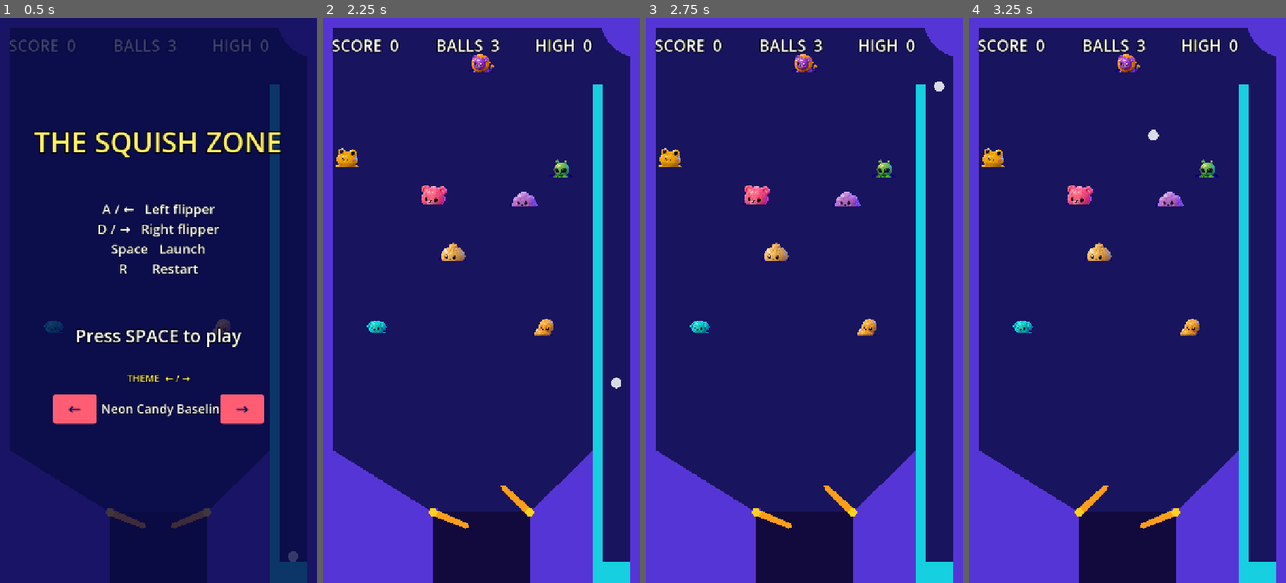
Above: before the commit, frames 1-4 (left to right).
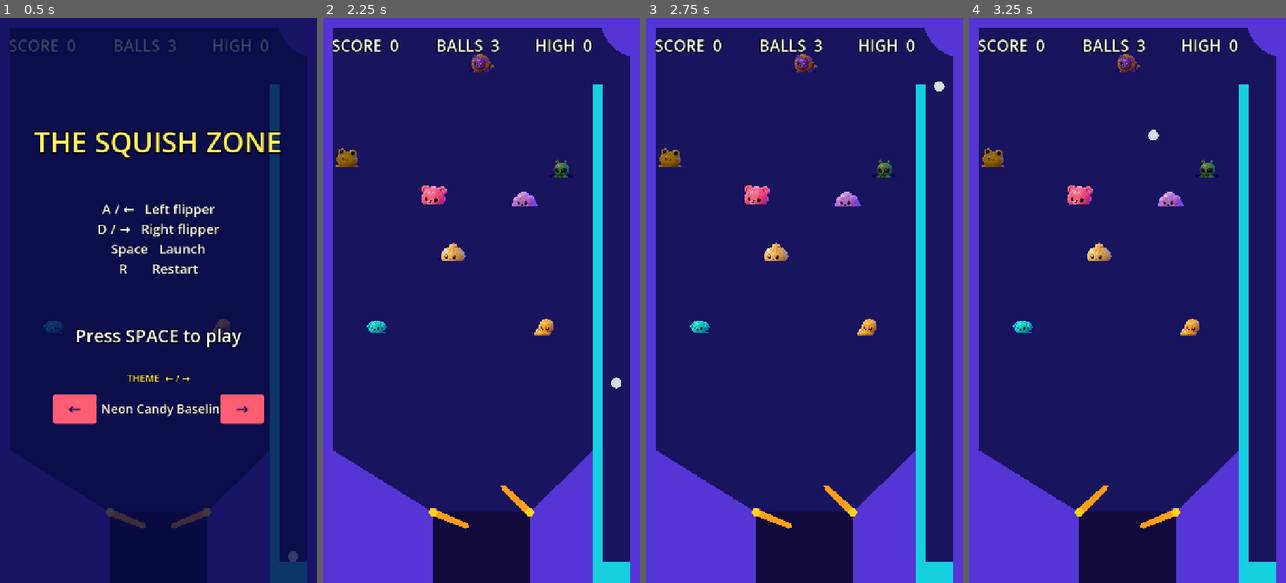
Above: after the commit, the same moments.

Repository: StephenForte/The-Squishy-Pinball-Machine
Game: Godot game, scene res://scenes/main.tscn
The game is run twice, just before and just after one commit, with the same random seed, the same clock (stepped at 60 frames per second) and the same inputs.
Inputs:
- Up to frame 1 (0.5 s): no input
- Up to frame 2 (2.25 s): click "←" at 0.5 s; click "→" at 1.25 s; tap Space (launch_ball) at 2 s; hold D (flipper_right) from 2.03 s (still down); hold Space (launch_ball) from 2.03 s (still down)
- Up to frame 3 (2.75 s): keep holding D (flipper_right); keep holding Space (launch_ball)
- Up to frame 4 (3.25 s): release D (flipper_right) at 2.78 s; release Space (launch_ball) at 2.78 s; hold A (flipper_left) from 2.78 s (still down); tap Space (launch_ball) at 2.85 s

Frame 1 is identical in both runs. In frame 2, 0.5% of the frame differs, in the area x 4-79%, y 6-29%; in frame 3, 0.5%; in frame 4, 0.5%.

Commit message:
T8: stop the dance on restart and show target lit state.
A generation token cancels leftover dance timers; restart now calls stop_dance. Unlit targets dim their sprite so claimed stand-ups stay readable without moving colliders.

Co-authored-by: Cursor <cursoragent@cursor.com>

Diff:
--- a/scripts/effects.gd
+++ b/scripts/effects.gd
@@ -74,3 +74,6 @@
 	_shake_left = 0.0
 	_camera.offset = Vector2.ZERO
 	_fireworks.emitting = false
+	for node in get_tree().get_nodes_in_group("squishies"):
+		if node.has_method("stop_dance"):
+			node.stop_dance()
--- a/scripts/squishy.gd
+++ b/scripts/squishy.gd
@@ -12,6 +12,7 @@
 
 var _rest_scale := Vector2.ONE
 var _dancing := false
+var _dance_gen: int = 0
 var _hit_tween: Tween
 var _dance_tween: Tween
 
@@ -30,6 +31,7 @@
 func _process(_delta: float) -> void:
 	global_rotation = 0.0
 	_place_art()
+	_apply_lit()
 
 
 func setup(id: String) -> void:
@@ -59,30 +61,40 @@
 func play_dance(duration: float = DANCE_SEC) -> void:
 	if _sprite == null:
 		return
+	_halt_dance_motion()
 	_dancing = true
-	if _dance_tween != null and _dance_tween.is_valid():
-		_dance_tween.kill()
-	_sprite.rotation_degrees = 0.0
+	_dance_gen += 1
+	var gen := _dance_gen
 	_dance_tween = create_tween()
 	_dance_tween.set_loops()
 	_dance_tween.tween_property(_sprite, "rotation_degrees", 14.0, 0.10)
 	_dance_tween.tween_property(_sprite, "scale", _rest_scale * Vector2(1.08, 0.90), 0.10)
 	_dance_tween.tween_property(_sprite, "rotation_degrees", -14.0, 0.10)
 	_dance_tween.tween_property(_sprite, "scale", _rest_scale, 0.10)
-	get_tree().create_timer(duration).timeout.connect(_stop_dance, CONNECT_ONE_SHOT)
+	get_tree().create_timer(duration).timeout.connect(
+		func() -> void:
+			if gen == _dance_gen:
+				stop_dance(),
+		CONNECT_ONE_SHOT
+	)
 
 
 func is_dancing() -> bool:
 	return _dancing
 
 
-func _stop_dance() -> void:
+func stop_dance() -> void:
+	_dance_gen += 1
+	_halt_dance_motion()
+	_dancing = false
+
+
+func _halt_dance_motion() -> void:
 	if _dance_tween != null and _dance_tween.is_valid():
 		_dance_tween.kill()
 	if _sprite != null:
 		_sprite.rotation_degrees = 0.0
 		_sprite.scale = _rest_scale
-	_dancing = false
 
 
 func _apply_fit() -> void:
@@ -115,3 +127,15 @@
 	if absf(parent.rotation) < 0.2:
 		dist = 72.0
 	global_position = parent.global_position + inward.normalized() * dist
+
+
+func _apply_lit() -> void:
+	if _sprite == null:
+		return
+	var parent := get_parent()
+	if parent == null or not parent.is_in_group("targets"):
+		return
+	if bool(parent.get("lit")):
+		_sprite.modulate = Color(1, 1, 1, 1)
+	else:
+		_sprite.modulate = Color(0.62, 0.62, 0.72, 1)
--- a/tests/theme_test.gd
+++ b/tests/theme_test.gd
@@ -238,6 +238,15 @@
 			dancing += 1
 	if dancing < 8:
 		return _fail("case 7: dancing=%d" % dancing)
+	_game.restart()
+	await process_frame
+	await process_frame
+	for node in squishies:
+		if is_instance_valid(node) and bool(node.call("is_dancing")):
+			return _fail("case 7: dance continued after restart")
+	_game.add_score(10000)
+	await process_frame
+	await process_frame
 	var stopped := false
 	for _i in 360:
 		await process_frame
